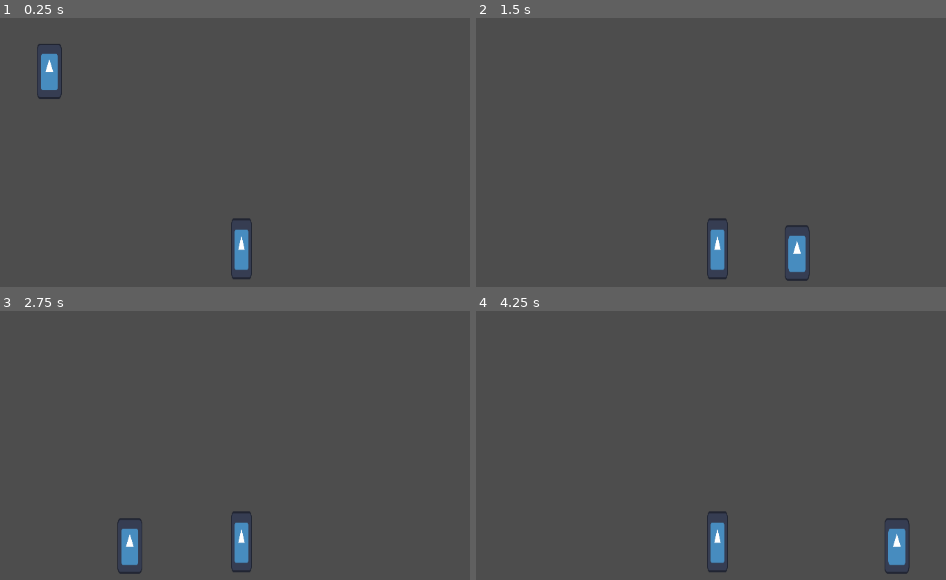
Above: before the commit, frames 1-4 (two rows, left to right).
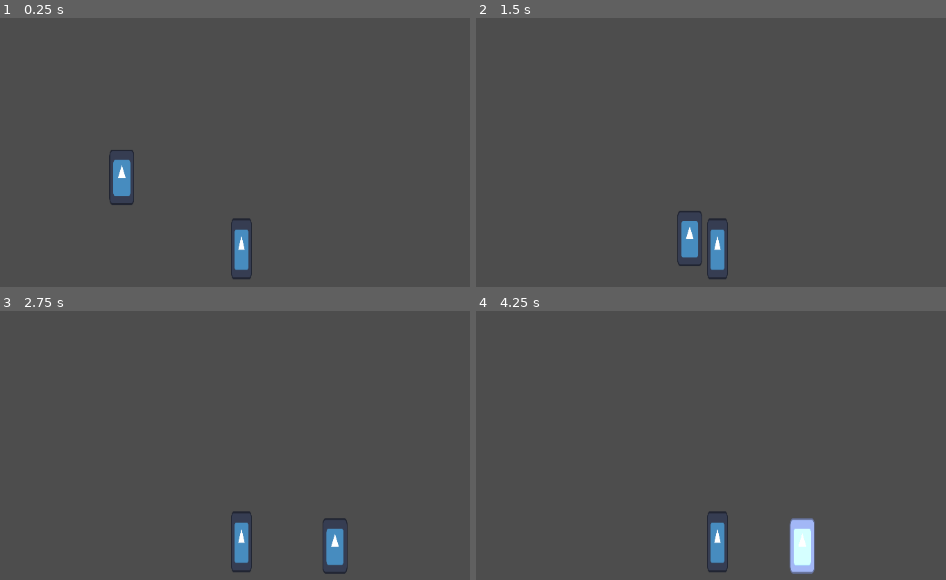
Above: after the commit, the same moments.

Repository: SamHam251/Tutle
Game: Godot game, scene res://scenes/test_scene.tscn
Two runs of this game, one before a commit and one after it. Both use one fixed random seed, a clock stepped at 60 frames per second and the inputs below. The engine's default icon, where the game draws it, is replaced by a stand-in: a white triangle on a blue panel in a dark square.
Inputs:
- Up to frame 1 (0.25 s): no input
- Up to frame 2 (1.5 s): tap Enter (ui_accept) at 0.5, 0.6, 0.77, 1.07, 1.35 s; hold Right (ui_right) from 0.53 s (still down)
- Up to frame 3 (2.75 s): tap Enter (ui_accept) at 1.52, 1.82, 2.1 s; release Right (ui_right) at 2.03 s; hold Left (ui_left) from 2.03 s (still down)
- Up to frame 4 (4.25 s): release Left (ui_left) at 2.78 s; hold Right (ui_right) from 2.78 s (still down); tap Enter (ui_accept) at 2.85, 3.02, 3.32, 3.6, 3.77, 4.07 s

The runs differ from the first frame. In frame 1, 1.3% of the frame differs, in the area x 7-29%, y 9-70%; in frame 2, 1.4%; in frame 3, 1.4%; in frame 4, 1.9%, in the area x 66-93%, y 76-98%.

Commit message:
Enemy 2
Improved the hovering, made the dash a dedicated attack, added a basic indicator

Diff:
--- a/scenes/enemy.tscn
+++ b/scenes/enemy.tscn
@@ -10,7 +10,7 @@
 radius = 162.51923
 
 [sub_resource type="RectangleShape2D" id="RectangleShape2D_ankee"]
-size = Vector2(143, 26)
+size = Vector2(184, 26)
 
 [node name="Enemy" type="CharacterBody2D" unique_id=593195625]
 scale = Vector2(2, 2)
@@ -30,15 +30,30 @@
 
 [node name="CollisionShape2D" type="CollisionShape2D" parent="DetectionRange" unique_id=684884795]
 shape = SubResource("CircleShape2D_ia1lp")
+debug_color = Color(0.7, 0.7, 0.7, 0.13725491)
 
 [node name="DashRange" type="Area2D" parent="." unique_id=1685161382]
 collision_mask = 3
 
 [node name="CollisionShape2D" type="CollisionShape2D" parent="DashRange" unique_id=1530890148]
 shape = SubResource("RectangleShape2D_ankee")
+debug_color = Color(0.57416666, 0.65, 0, 0.41960785)
+
+[node name="Timers" type="Node2D" parent="." unique_id=999962972]
+
+[node name="ActionTimer" type="Timer" parent="Timers" unique_id=568980820]
+process_callback = 0
+one_shot = true
+autostart = true
+
+[node name="DashTimer" type="Timer" parent="Timers" unique_id=1663464588]
+wait_time = 0.5
+one_shot = true
 
 [connection signal="body_entered" from="DetectionRange" to="." method="_on_area_2d_body_entered"]
 [connection signal="body_entered" from="DetectionRange" to="." method="_on_detection_range_body_entered"]
 [connection signal="body_exited" from="DetectionRange" to="." method="_on_detection_range_body_exited"]
 [connection signal="body_entered" from="DashRange" to="." method="_on_dash_range_body_entered"]
 [connection signal="body_exited" from="DashRange" to="." method="_on_dash_range_body_exited"]
+[connection signal="timeout" from="Timers/ActionTimer" to="." method="_on_action_timer_timeout"]
+[connection signal="timeout" from="Timers/DashTimer" to="." method="_on_dash_timer_timeout"]
--- a/scenes/test_scene.tscn
+++ b/scenes/test_scene.tscn
@@ -7,12 +7,12 @@
 
 [node name="TestScene" type="Node2D" unique_id=237825052]
 
-[node name="Enemy" parent="." unique_id=593195625 groups=["hostile"] instance=ExtResource("1_j8ivh")]
-position = Vector2(397, 129)
+[node name="Enemy" parent="." unique_id=593195625 instance=ExtResource("1_j8ivh")]
+position = Vector2(454, 282)
 
-[node name="StaticBody2D" type="StaticBody2D" parent="." unique_id=1354835978]
+[node name="TestFloor" type="StaticBody2D" parent="." unique_id=1354835978]
 
-[node name="CollisionShape2D" type="CollisionShape2D" parent="StaticBody2D" unique_id=188305217]
+[node name="CollisionShape2D" type="CollisionShape2D" parent="TestFloor" unique_id=188305217]
 position = Vector2(540, 458)
 shape = SubResource("WorldBoundaryShape2D_cvvuu")
 
--- a/scripts/enemy.gd
+++ b/scripts/enemy.gd
@@ -1,80 +1,100 @@
 extends CharacterBody2D
 
-const SPEED = 500.0
-const JUMP_VELOCITY = -250.0
-const DASH_SPEED = 700.0
-const ACCELERATION = 15.0
-const ACTION_COOLDOWN_MIN = 45.0
-const ACTION_COOLDOWN_MAX = 120.0
+const SPEED = 300.0
+const ACCELERATION = 30.0
+@onready var HOVER_RANGE: int = $DashRange/CollisionShape2D.shape.size.x  # this should never change but I can't make it a constant :(
 
 # enemy AI variables
 var target = null
+var hover_target = 0  # target.position.x - HOVER_RANGE / 2
 var target_in_dash_range = false
-var action_timer = 0
 
-func _ready() -> void:
-	pass
+# indicator
+@onready var sprite: Sprite2D = $Sprite2D
+
+# timers
+@onready var action_timer = $Timers/ActionTimer
+@onready var dash_timer = $Timers/DashTimer
+const ACTION_COOLDOWN_MIN = 1.0  # time in seconds
+const ACTION_COOLDOWN_MAX = 3.0  # time in seconds
+
+# dash-specific variables
+const DASH_SPEED = 1300.0
+const DASH_WINDUP = 0.4  # time in seconds between a dash being indicated and a dash happening
+const JUMP_VELOCITY = -250.0
 
 func _physics_process(delta: float) -> void:
 	# Add the gravity.
 	if not is_on_floor():
 		velocity += get_gravity() * delta
 
-	# Handle jump.
-	# if Input.is_action_just_pressed("ui_accept") and is_on_floor():
-		# dash_at_target()
-
-	if target == null:
-		pass
+	if target != null:
+		move_to_target()
 	else:
-		move_to_target()
-
-		if action_timer <= 0:
-			action_timer = do_action()
-		else:
-			action_timer -= 1
+		pass  # AI when no target in range (do we even need to do this?)
 
 	move_and_slide()
 
 func move_to_target() -> void:
-	if target == null: return  # shouldn't happen but doesn't hurt to be safe.
-	if target.position.x > self.position.x:
+	# more accurately, the enemy will hover around the target to keep it just barely in the DashRange collider.
+	if target == null: return  # shouldn't happen but doesn't hurt to be safe. this stops the function if there is no enemy
+
+	# sign(position.x - target.position.x) is positive if the player is on the right, and negative if the player is on the left.
+	hover_target = target.position.x + (HOVER_RANGE * 0.8 * sign(position.x - target.position.x))
+
+	if hover_target > position.x:  # hover around the left side
 		velocity.x = move_toward(velocity.x, SPEED, ACCELERATION)
-	elif target.position.x < self.position.x:
+	elif hover_target < position.x:  # hover around the right side
 		velocity.x = move_toward(velocity.x, -SPEED, ACCELERATION)
 	else:
 		velocity.x = move_toward(velocity.x, 0, ACCELERATION)
 
-func do_action() -> int:
-	if target == null: return 0  # should never happen
+func dash_at_target() -> void:  # this function only PREPARES the dash and makes the indicator. (see _on_dash_timer_timeout()).
+	if target == null: return
+	sprite.modulate = Color(3, 3, 3, 1)
+	dash_timer.start(DASH_WINDUP)
+	# print("dash queued")
 
-	# if target is in dash range (i.e. near the ground), and the enemy is on the ground, do a dash and then reset the action timer
-	# an extra condition is added to only dash once we have enough momentum in the direction we're moving in
-	if target_in_dash_range and is_on_floor() and (sign(velocity.x) == sign(target.position.x - self.position.x)):
+func _on_action_timer_timeout() -> void:  # do action function
+	if target == null or not dash_timer.is_stopped():  # don't queue an action if there is no target or if another is already happening
+		action_timer.start(0.1)
+		return
+
+	# print("Action")
+
+	# if target is in dash range (i.e. near the ground), and the enemy is on the ground, do a dash
+	if target_in_dash_range and is_on_floor():
 		dash_at_target()
-		return randi_range(ACTION_COOLDOWN_MIN, ACTION_COOLDOWN_MAX)
+		action_timer.stop()  # this will be restarted after the dash is complete
 
-	# if no action was done, return 0 (since an action wasn't done)
-	return 0
+	# if no action was done
+	action_timer.start(randf_range(ACTION_COOLDOWN_MIN, ACTION_COOLDOWN_MAX))
 
-func dash_at_target() -> void:
+func _on_dash_timer_timeout() -> void:  # timer starts when a dash is queued. this executes the dash
 	if target == null: return
+
+	sprite.modulate = Color(1, 1, 1, 1)
+
 	if target.position.x - self.position.x > 0:
 		velocity.x = DASH_SPEED
 	else:
 		velocity.x = -DASH_SPEED
 	velocity.y = JUMP_VELOCITY
 
+	action_timer.start(randf_range(ACTION_COOLDOWN_MIN, ACTION_COOLDOWN_MAX))
+
 func _on_detection_range_body_entered(body: Node2D) -> void:
 	# print("thing")
-	if body.is_in_group("friendly"):
+	if body.is_in_group("friendly") and target == null:
 		target = body
 		print(target)
 
 func _on_dash_range_body_entered(body: Node2D) -> void:
-	print("target in dash range")
-	target_in_dash_range = true
+	if body == target:
+		# print("target in dash range")
+		target_in_dash_range = true
 
 func _on_dash_range_body_exited(body: Node2D) -> void:
-	print("target left dash range")
-	target_in_dash_range = false
+	if body == target:
+		# print("target left dash range")
+		target_in_dash_range = false
Not shown, added: scenes/enemy.tscn3494233471.tmp
Not shown, added: scenes/enemy.tscn5867869351.tmp
Not shown, added: scenes/enemy.tscn5872019862.tmp
Not shown, added: scenes/enemy.tscn5878194251.tmp
